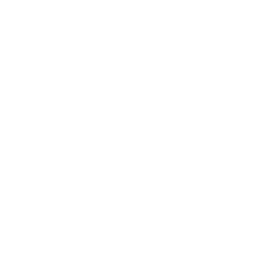
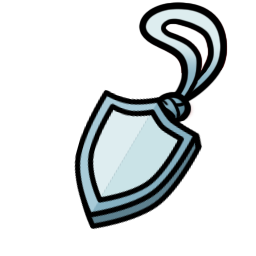
The second 256×256 image is a revision of the first. Changes to its layers:
added group "milk lover charm copy" with 20 layers above "Layer 28" over [left=74, top=1, right=228, bottom=230]
added layer "Shape 2 copy 4" in group "milk lover charm copy" over [left=74, top=89, right=203, bottom=230]
added layer "Layer 19 copy 4" (4th of 4, in "milk lover charm copy") in group "milk lover charm copy" over [left=153, top=91, right=192, bottom=124]
added layer "Layer 19 copy 5" (4th of 4, in "milk lover charm copy") in group "milk lover charm copy" over [left=153, top=91, right=196, bottom=124]
added layer "Layer 18 copy 5" (4th of 4, in "milk lover charm copy") in group "milk lover charm copy" over [left=138, top=1, right=228, bottom=106]
added layer "Layer 18 copy 6" (4th of 4, in "milk lover charm copy") in group "milk lover charm copy" over [left=138, top=1, right=228, bottom=103]
